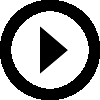
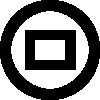
The second w=100, h=100 image is a revision of the first. Changes to its layers:
added layer "video" above "home" over left=25, top=30, right=76, bottom=70
renamed "Neue Ebene" to "go", hid it over left=40, top=26, right=68, bottom=74
